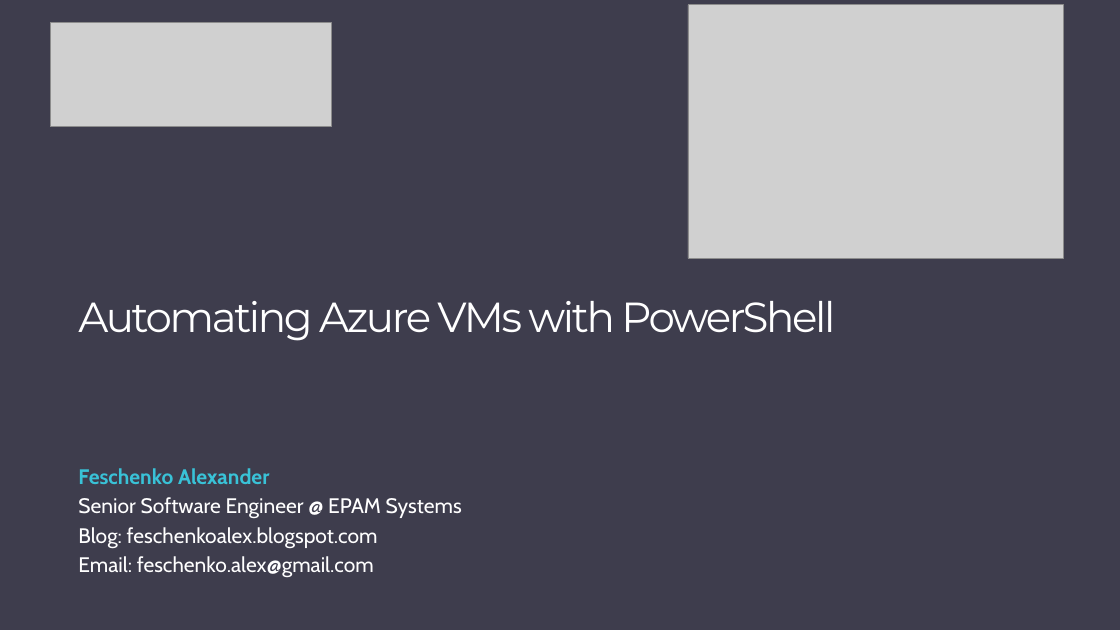
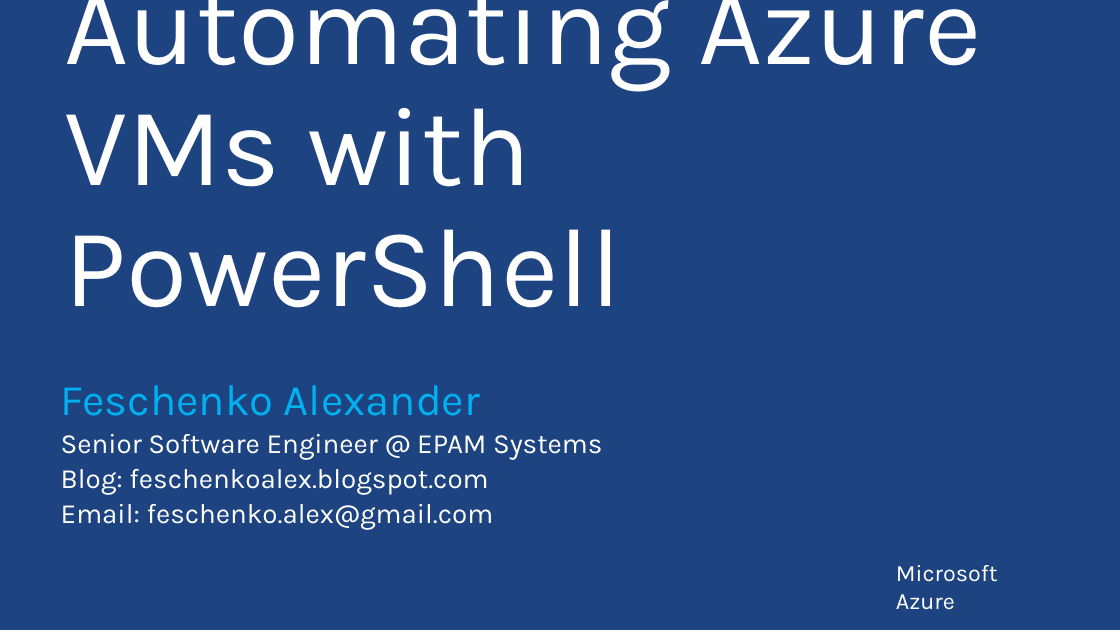
Before and after one commit to PyroJoke/AzureBootcamp2015Kharkiv, a slide deck: slide 1 of Virtual Machines Automated Deployment/Global Azure Bootcamp - Automating Azure VMs with Powershell.pptx. Drawn at 1120x630 pixels with LibreOffice and Linux fonts; fonts in the diff are those of the drawing; grey boxes stand for pictures; background and template pictures are left out. Boxes give left, top, right and bottom in pixels: in the first picture for what was removed or moved away, otherwise in the second. Text is boxed around its words. In the diff, an @@ line names an element or a change of style, - is before the commit and + after.

```diff
--- a/Virtual Machines Automated Deployment/Global Azure Bootcamp - Automating Azure VMs with Powershell.pptx
+++ b/Virtual Machines Automated Deployment/Global Azure Bootcamp - Automating Azure VMs with Powershell.pptx
@@ background #3E3D4D to picture (left out) @@
@@ picture removed at [50, 23, 332, 127] @@
@@ title "Automating Azure VMs with PowerShell": place and size @@
-title "Automating Azure VMs with PowerShell" at [78, 301, 835, 341]
+title "Automating Azure VMs with PowerShell" at [64, 0, 982, 308]
@@ title "Automating Azure VMs with PowerShell" at [64, 0, 982, 308]: size 36 to 96 pt, font Montserrat to Karla, letter spacing -2 to 0 pt; line spacing 1 to 0.9; vertical alignment top to bottom @@
@@ picture removed at [688, 5, 1064, 259] @@
@@ subtitle "Feschenko Alexander": place and size @@
-subtitle "Feschenko Alexander" at [78, 468, 462, 577]
+subtitle "Feschenko Alexander" at [61, 385, 602, 530]
@@ subtitle "Feschenko Alexander" at [61, 385, 602, 530]: size 18 to 37.4 pt, text colour #39C2D7 to #00B0F0, bold off in "Feschenko Alexander"; font Cabin to Karla; size 18 to 23.8 pt in "Senior Software Engineer @ EPAM Systems", "Blog: feschenkoalex.blogspot.com", "Email: feschenko.alex@gmail.com"; line spacing 1 to 0.7; more space between paragraphs @@
@@ text added at [896, 565, 998, 610], 20 pt, text #FFFFFF @@
+Microsoft Azure
```
Also in this commit, not shown: 21 other slides changed, 12 slides added, 4 slides removed, 4 other files.
